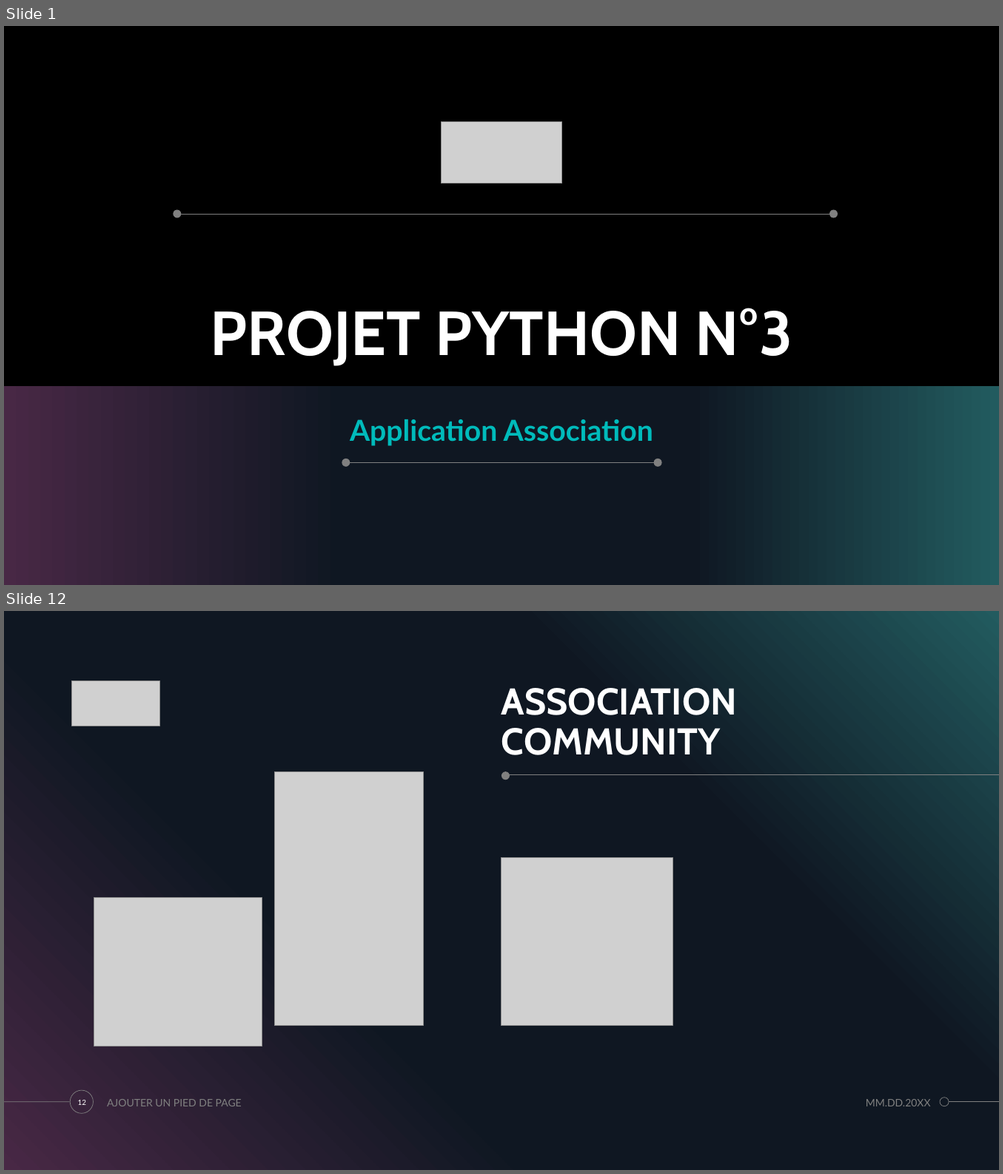
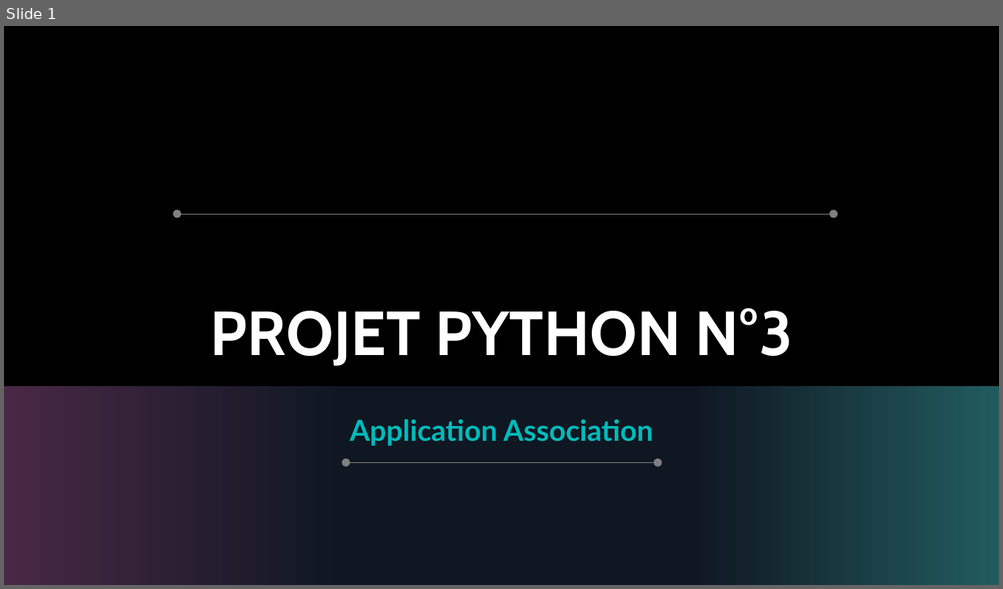
Before and after one commit to maldoq/ApplicationAssociation, a slide deck: Application/PROJET N°3 PYTHON.pptx. Shown one above the other, each under a label of ours: slides 1 and 12 before the commit, slide 1 after it; the slides between them are not shown. The pictures are 1003x1174 and 1003x589 pixels, drawn with LibreOffice and Linux fonts; fonts in the diff are those of the drawing; grey boxes stand for pictures; background and template pictures are left out. Boxes give left, top, right and bottom in pixels: in the first picture for what was removed or moved away, otherwise in the second. Text is boxed around its words. In the diff, an @@ line names an element or a change of style, - is before the commit and + after.

```diff
--- a/Application/PROJET N°3 PYTHON.pptx
+++ b/Application/PROJET N°3 PYTHON.pptx
@@ slide 12 removed at (x1=4, y1=611, x2=999, y2=1170), background #000000; not listed: 4 template elements that a slide beside it also shows @@
@@ rectangle removed at (x1=4, y1=611, x2=999, y2=1170) @@
@@ picture removed at (x1=72, y1=681, x2=160, y2=726) @@
@@ title removed at (x1=501, y1=688, x2=737, y2=755) @@
-ASSOCIATION COMMUNITY
@@ picture removed at (x1=275, y1=772, x2=424, y2=1026) @@
@@ line removed from (999, 775) to (502, 775) @@
@@ ellipse removed at (x1=502, y1=772, x2=510, y2=780) @@
@@ picture removed at (x1=502, y1=858, x2=672, y2=1026) @@
@@ picture removed at (x1=94, y1=898, x2=262, y2=1047) @@
@@ page number removed at (x1=78, y1=1100, x2=86, y2=1105) @@
-12
@@ text removed at (x1=107, y1=1099, x2=242, y2=1107) @@
-AJOUTER UN PIED DE PAGE
@@ text removed at (x1=865, y1=1099, x2=930, y2=1107) @@
-MM.DD.20XX
@@ slide 1 changed as well @@
@@ picture removed at (x1=441, y1=121, x2=562, y2=184) @@
```
Also in this commit, not shown: 5 other slides changed, 1 slide added, 5 other slides removed, 4 other files.
